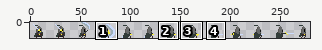
Sprite sheet, stored at Assets/Sprites/New Knight Animations/Stab_Combo.png. The first picture is a wide view before the edit; the outline marks the close-up.
Close-up. The starting point:
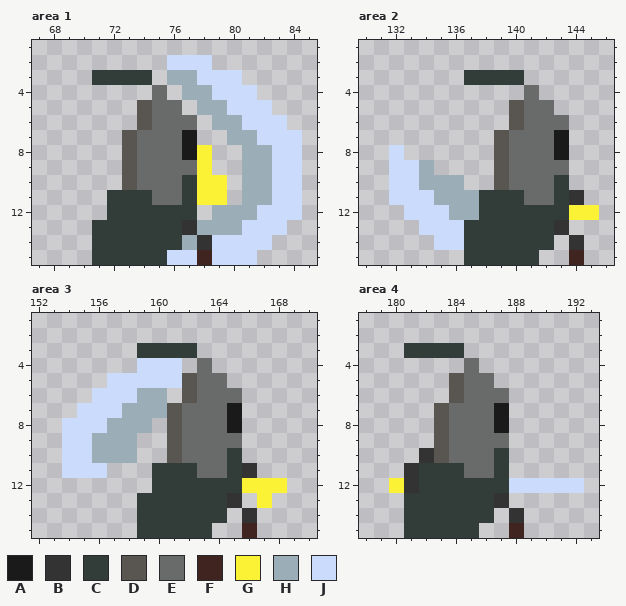
The file is 286x16 pixels. Colours within 5 levels of each other are drawn and written as one. Shown: area 1: x 67..85, y 1..15; area 2: x 130..146, y 1..15; area 3: x 152..170, y 1..15; area 4: x 178..193, y 1..15. The wide view leaves out empty margins. The commit also changed other parts of the picture, which this record leaves out.
Palette (. is transparent): A #1a1a1a  B #333333  C #323c39  D #595652  E #696a6a  F #40241f  G #fbf236  H #9badb7  J #cbdbfc
Pixels before, area 1, first column x 71:
 2 .....JJJ......
 3 CCCC.HHJJJ....
 4 ....E.HHJJJ...
 5 ...DEE.HHJJJ..
 6 ...DEEE.HHJJJ.
 7 ..DEEEA..HHJJJ
 8 ..DEEEAG..HHJJ
 9 ..DEEEEG..HHJJ
10 ..DEEECGG.HHJJ
11 .CCCEECGG.HHJJ
12 .CCCCCC.HHHJJJ
13 CCCCCCBHHHJJJ.
14 CCCCCCHBJJJJ..
15 CCCCCJJFJJJ...
Pixels before, area 2, first column x 132:
 3 .....CCCC.....
 4 .........E....
 5 ........DEE...
 6 ........DEEE..
 7 .......DEEEA..
 8 J......DEEEA..
 9 JJH....DEEEE..
10 JJHHH..DEEEC..
11 JJJHHHCCCEECB.
12 .JJJHHCCCCCCGG
13 ..JJJCCCCCCB..
14 ...JJCCCCCC.B.
15 .....CCCCC..F.
Pixels before, area 3, first column x 154:
 3 .....CCCC......
 4 .....JJJ.E.....
 5 ...JJJJJDEE....
 6 ..JJJHH.DEEE...
 7 .JJJHHHDEEEA...
 8 JJJHHH.DEEEA...
 9 JJHHH..DEEEE...
10 JJHHH..DEEEC...
11 JJJ...CCCEECB..
12 ......CCCCCCGGG
13 .....CCCCCCB.G.
14 .....CCCCCC.B..
15 .....CCCCC..F..
Pixels before, area 4, first column x 180:
 3 .CCCC........
 4 .....E.......
 5 ....DEE......
 6 ....DEEE.....
 7 ...DEEEA.....
 8 ...DEEEA.....
 9 ...DEEEE.....
10 ..BDEEEC.....
11 .BCCCEEC.....
12 GBCCCCCCJJJJJ
13 .CCCCCCB.....
14 .CCCCCC.B....
15 .CCCCC..F....
New version:
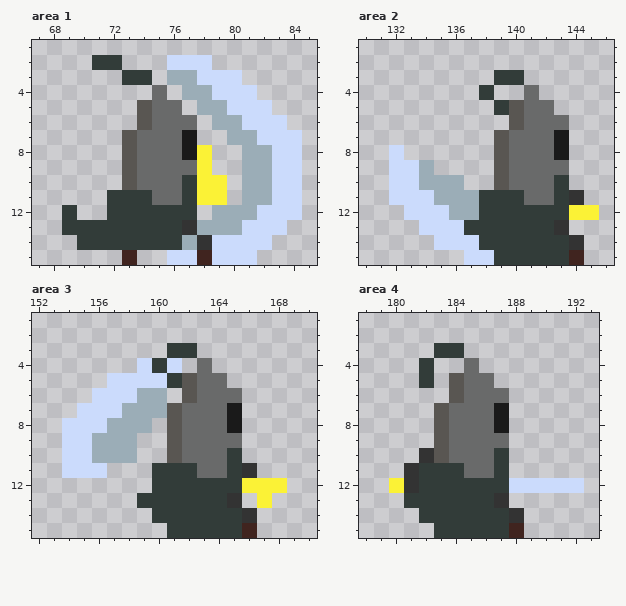
What changed:
Changed rows in their new state; - is an unchanged pixel.
Area 1:
first column x 71:
 2 CC
 3 ..
first column x 69:
12 C------
13 CC-----
14 -C-----
15 --..F..
Area 2:
first column x 137:
 3 ..-
 4 -C-
 5 --C
first column x 137:
14 J-----C
15 JJ---CC
Area 3:
first column x 159:
 3 ..-
 4 -C-
 5 --C
first column x 159:
14 .-----C
15 ..---CC
Area 4:
first column x 181:
 3 ..
 4 -C
 5 -C
first column x 181:
14 .-----C
15 ..---CC
